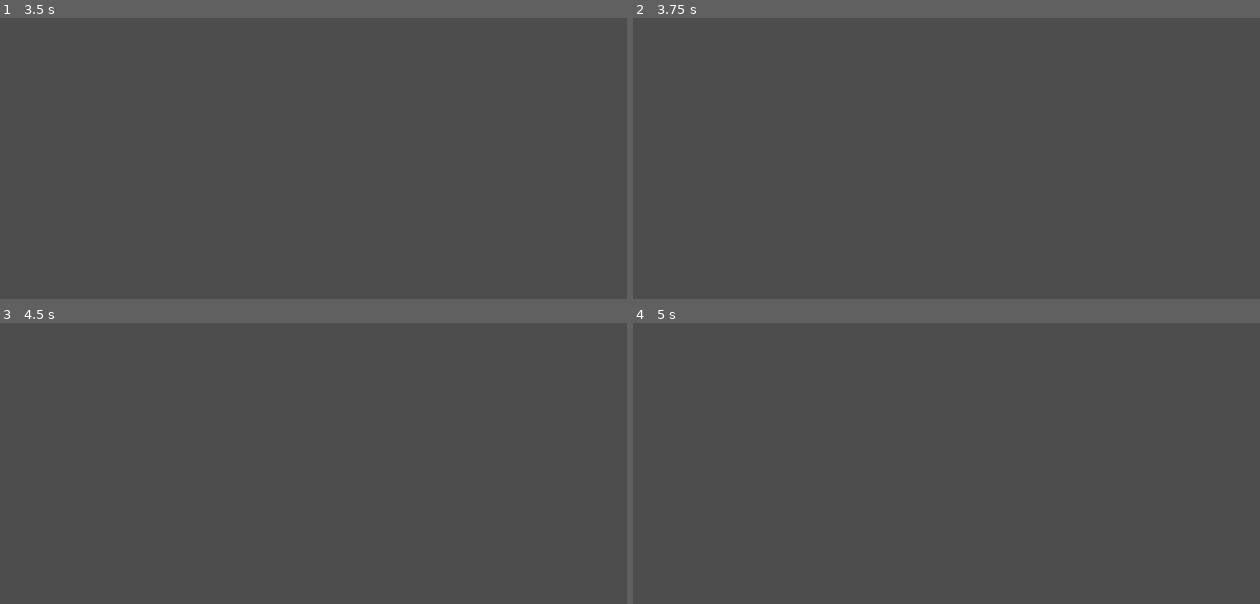
Above: before the commit, frames 1-4 (two rows, left to right).
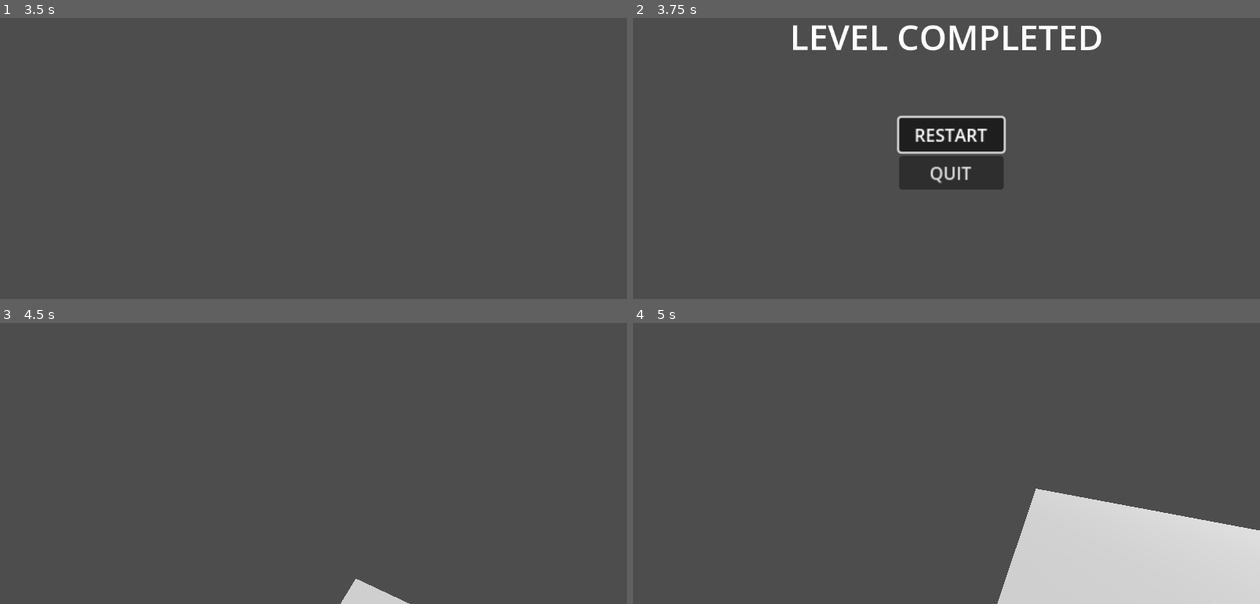
Above: after the commit, the same moments.

Repository: pobertt/GMTKJam
Game: Godot game, scene res://ui_scenes/MainMenu.tscn
The game is run twice, just before and just after one commit, with the same random seed, the same clock (stepped at 60 frames per second) and the same inputs.
Inputs (mouse positions are in pixels of both pictures, inside the frame that each line leads up to):
- Up to frame 1 (3.5 s): click "START" at 0.5 s; tap Enter at 1.25 s; move the mouse to (344, 121) at 1.27 s; hold W (up) from 1.28 s (still down); right-click (344, 121) at 1.35 s; click (344, 121) at 1.42 s; tap Space (jump) at 1.52, 1.55, 1.82, 2.1, 2.27, 2.57, 2.75, 3.05 s; move the mouse to (282, 124) at 2.02 s; click (282, 124) at 2.17 s; right-click (282, 124) at 2.3 s; move the mouse to (326, 116) at 2.77 s; press the mouse at (326, 116) at 2.78 s
- Up to frame 2 (3.75 s): keep holding W (up); tap Enter at 3.5 s; move the mouse to (940, 127) at 3.52 s; release the mouse at (940, 127) at 3.53 s; right-click (940, 127) at 3.6 s; click (940, 127) at 3.67 s
- Up to frame 3 (4.5 s): keep holding W (up); tap Space (jump) at 3.77, 4.07 s; move the mouse to (357, 432) at 4.27 s; hold Ctrl (slide) from 4.28 s (still down); click (357, 432) at 4.42 s
- Up to frame 4 (5 s): keep holding W (up); keep holding Ctrl (slide); tap Space (jump) at 4.52, 4.55, 4.82 s

Frame 1 is identical in both runs. In frame 2, 6.0% of the frame differs, in the area x 25-75%, y 2-61%; in frame 3, 0.5%; in frame 4, 13%, in the area x 58-100%, y 58-100%.

Commit message:
player basically done + UI

Diff:
--- a/player/player.gd
+++ b/player/player.gd
@@ -62,7 +62,6 @@
 		camera.rotation.x = clamp(camera.rotation.x, deg_to_rad(-75), deg_to_rad(75))
 
 func _physics_process(delta):
-
 	#print(velocity)
 	# Add the gravity.
 	if not is_on_floor():
@@ -70,6 +69,8 @@
 	else:
 		jump_count = 0
 
+	if global_position.y < -20:
+		_restart()
 	_check_sprint()
 
 	#if sprinting == true and is_on_floor():
@@ -219,6 +220,12 @@
 			print("dash used")
 			dash_active = false
 
+func _win():
+	$powerup_pickup.hide()
+	$win_screen.show()
+	Input.set_mouse_mode(Input.MOUSE_MODE_VISIBLE)
+	get_tree().paused = true
+
 func _play_footstep_audio():
 	footstep_audio.pitch_scale = randf_range(0.6, 0.8)
 	footstep_audio.play()
@@ -251,3 +258,9 @@
 	pickup_timer.autostart = false
 	pickup_timer.timeout.connect(func(): $powerup_pickup.hide())
 	pickup_timer.start()
+
+func _restart():
+	$powerup_pickup.hide()
+	$restart_screen.show()
+	Input.set_mouse_mode(Input.MOUSE_MODE_VISIBLE)
+	get_tree().paused = true
--- a/player/player.tscn
+++ b/player/player.tscn
@@ -6,6 +6,8 @@
 [ext_resource type="AudioStream" uid="uid://25o2p76vqacd" path="res://SFX/jump.wav" id="4_1w5m8"]
 [ext_resource type="PackedScene" uid="uid://cojvgu3wuyscn" path="res://ui_scenes/pause_menu.tscn" id="5_y2ghk"]
 [ext_resource type="PackedScene" uid="uid://c3iic2i1qaa18" path="res://ui_scenes/powerup_pickup.tscn" id="6_0w14c"]
+[ext_resource type="PackedScene" uid="uid://jf2276nkej2x" path="res://ui_scenes/win_screen.tscn" id="6_2whh8"]
+[ext_resource type="PackedScene" uid="uid://c8hdd8y8huaew" path="res://ui_scenes/restart_screen.tscn" id="7_vbg3a"]
 
 [sub_resource type="CapsuleShape3D" id="CapsuleShape3D_omppl"]
 height = 4.0
@@ -237,6 +239,12 @@
 anchor_right = 0.5
 anchor_bottom = 0.5
 
+[node name="win_screen" parent="." instance=ExtResource("6_2whh8")]
+visible = false
+
+[node name="restart_screen" parent="." instance=ExtResource("7_vbg3a")]
+visible = false
+
 [node name="powerup_pickup" parent="." instance=ExtResource("6_0w14c")]
 visible = false
 
--- a/player/powerup.gd
+++ b/player/powerup.gd
@@ -3,12 +3,13 @@
 enum Type {
 	dash,
 	double_jump,
-	small_powerup
+	small_powerup,
+	win
 }
 
 @export var type := Type.dash
-
 @export var active:bool
+@export var sfx:AudioStreamPlayer3D
 
 @onready var mesh: MeshInstance3D = $mesh
 @onready var label: Label3D = $mesh/label
@@ -27,6 +28,9 @@
 		mat.set_albedo(Color(1,0,0,1))
 	elif type == Type.small_powerup:
 		label.text = "Small Man syndrome"
+		mat.set_albedo(Color(1,0,1,1))
+	elif type == Type.win:
+		label.text = "WIN"
 		mat.set_albedo(Color(1,1,0,1))
 
 	mesh.set_surface_override_material(0,mat)
@@ -39,13 +43,18 @@
 func _on_body_entered(body: Node3D) -> void:
 	if type == Type.dash:
 		body._gain_dash(active)
-		$powerup_pickup.play()
+		sfx.play()
 	elif type == Type.double_jump:
 		body._gain_jumps(active)
-		$powerup_pickup.play()
+		sfx.play()
 	elif type == Type.small_powerup:
 		body._small_powerup(active)
-		$small_powerup_pickup.play()
+		sfx = $small_powerup_pickup
+		sfx.play()
+	elif type == Type.win:
+		body._win()
+		sfx.play()
+
 	mesh.visible = false
 	respawn_timer.start()
 
--- a/player/powerup.tscn
+++ b/player/powerup.tscn
@@ -9,9 +9,10 @@
 [sub_resource type="ConvexPolygonShape3D" id="ConvexPolygonShape3D_no7bm"]
 points = PackedVector3Array(0, 0.5, 0.5, 0.5, -0.5, 0.5, 0, 0.5, -0.5, -0.5, -0.5, 0.5, 0.5, -0.5, -0.5, -0.5, -0.5, -0.5)
 
-[node name="powerup" type="Area3D"]
+[node name="powerup" type="Area3D" node_paths=PackedStringArray("sfx")]
 script = ExtResource("1_3ysj5")
 active = true
+sfx = NodePath("powerup_pickup")
 
 [node name="mesh" type="MeshInstance3D" parent="."]
 mesh = SubResource("PrismMesh_x76g6")
--- a/ui_scenes/MainMenu.tscn
+++ b/ui_scenes/MainMenu.tscn
@@ -1,6 +1,7 @@
-[gd_scene load_steps=3 format=3 uid="uid://7pcw7nja6pf2"]
+[gd_scene load_steps=4 format=3 uid="uid://7pcw7nja6pf2"]
 
 [ext_resource type="Script" path="res://ui_scenes/main_menu.gd" id="1_la8gf"]
+[ext_resource type="AudioStream" uid="uid://chefsnsyaoj2w" path="res://SFX/2d song new.wav" id="2_vei2r"]
 
 [sub_resource type="LabelSettings" id="LabelSettings_plwm7"]
 font_size = 64
@@ -53,5 +54,9 @@
 text = "block jumper"
 label_settings = SubResource("LabelSettings_plwm7")
 
+[node name="AudioStreamPlayer" type="AudioStreamPlayer" parent="."]
+stream = ExtResource("2_vei2r")
+volume_db = -10.0
+
 [connection signal="pressed" from="VBoxContainer/StartButton" to="." method="_on_start_button_pressed"]
 [connection signal="pressed" from="VBoxContainer/QuitButton" to="." method="_on_quit_button_pressed"]
--- a/ui_scenes/main_menu.gd
+++ b/ui_scenes/main_menu.gd
@@ -3,7 +3,7 @@
 
 # Called when the node enters the scene tree for the first time.
 func _ready():
-	pass # Replace with function body.
+	$AudioStreamPlayer.play()
 
 
 # Called every frame. 'delta' is the elapsed time since the previous frame.
@@ -12,6 +12,7 @@
 
 func _on_start_button_pressed():
 	get_tree().change_scene_to_file("res://ui_scenes/test_level.tscn")
+	$AudioStreamPlayer.stop()
 	pass
 
 func _on_quit_button_pressed():
--- /dev/null
+++ b/ui_scenes/restart_screen.gd
@@ -0,0 +1,12 @@
+extends Control
+
+func _on_restart_level_pressed() -> void:
+	print("pressed")
+	self.hide()
+	get_tree().change_scene_to_file("res://ui_scenes/test_level.tscn")
+	Input.set_mouse_mode(Input.MOUSE_MODE_CAPTURED)
+
+
+
+func _on_quit_pressed() -> void:
+	get_tree().quit()
--- /dev/null
+++ b/ui_scenes/restart_screen.tscn
@@ -0,0 +1,58 @@
+[gd_scene load_steps=3 format=3 uid="uid://c8hdd8y8huaew"]
+
+[ext_resource type="Script" path="res://ui_scenes/restart_screen.gd" id="1_3vydp"]
+
+[sub_resource type="LabelSettings" id="LabelSettings_rdwi7"]
+font_size = 64
+
+[node name="restart_screen" type="Control"]
+process_mode = 3
+layout_mode = 3
+anchors_preset = 15
+anchor_right = 1.0
+anchor_bottom = 1.0
+offset_top = 1.0
+offset_bottom = 1.0
+grow_horizontal = 2
+grow_vertical = 2
+script = ExtResource("1_3vydp")
+
+[node name="VBoxContainer" type="VBoxContainer" parent="."]
+layout_mode = 1
+anchors_preset = 8
+anchor_left = 0.5
+anchor_top = 0.5
+anchor_right = 0.5
+anchor_bottom = 0.5
+offset_left = -87.0
+offset_top = -10.0
+offset_right = 9.0
+offset_bottom = 56.0
+grow_horizontal = 2
+grow_vertical = 2
+scale = Vector2(2, 2)
+
+[node name="restart_level" type="Button" parent="VBoxContainer"]
+layout_mode = 2
+text = "RESTART"
+
+[node name="quit" type="Button" parent="VBoxContainer"]
+layout_mode = 2
+text = "QUIT"
+
+[node name="Label" type="Label" parent="."]
+layout_mode = 1
+anchors_preset = 5
+anchor_left = 0.5
+anchor_right = 0.5
+offset_left = -203.0
+offset_top = 120.0
+offset_right = 203.0
+offset_bottom = 208.0
+grow_horizontal = 2
+rotation = 0.000908585
+text = "LEVEL COMPLETED"
+label_settings = SubResource("LabelSettings_rdwi7")
+
+[connection signal="pressed" from="VBoxContainer/restart_level" to="." method="_on_restart_level_pressed"]
+[connection signal="pressed" from="VBoxContainer/quit" to="." method="_on_quit_pressed"]
--- /dev/null
+++ b/ui_scenes/test_level.gd
@@ -0,0 +1,11 @@
+extends Node3D
+
+
+# Called when the node enters the scene tree for the first time.
+func _ready() -> void:
+	get_tree().paused = false
+
+
+# Called every frame. 'delta' is the elapsed time since the previous frame.
+func _process(delta: float) -> void:
+	pass
--- a/ui_scenes/test_level.tscn
+++ b/ui_scenes/test_level.tscn
@@ -1,5 +1,6 @@
-[gd_scene load_steps=9 format=3 uid="uid://day7l83sv3sab"]
+[gd_scene load_steps=10 format=3 uid="uid://day7l83sv3sab"]
 
+[ext_resource type="Script" path="res://ui_scenes/test_level.gd" id="1_am0i7"]
 [ext_resource type="PackedScene" uid="uid://b4oy3gjuok4k8" path="res://player/player.tscn" id="2_bopjh"]
 [ext_resource type="PackedScene" uid="uid://ygpobru5c8pn" path="res://player/powerup.tscn" id="2_ntqnr"]
 
@@ -18,6 +19,7 @@
 data = PackedVector3Array(-0.5, 0.5, 0.5, 0.5, 0.5, 0.5, -0.5, -0.5, 0.5, 0.5, 0.5, 0.5, 0.5, -0.5, 0.5, -0.5, -0.5, 0. …(500 unchanged characters)…
 
 [node name="TestLevel" type="Node3D"]
+script = ExtResource("1_am0i7")
 
 [node name="DirectionalLight3D" type="DirectionalLight3D" parent="."]
 transform = Transform3D(1, 0, 0, 0, -0.8474, 0.530955, 0, -0.530955, -0.8474, 0, 30.6754, -61.2635)
@@ -84,3 +86,7 @@
 [node name="powerup3" parent="." instance=ExtResource("2_ntqnr")]
 transform = Transform3D(1, 0, 0, 0, 1, 0, 0, 0, 1, 3.80183, 0, -4.43068)
 type = 2
+
+[node name="powerup4" parent="." instance=ExtResource("2_ntqnr")]
+transform = Transform3D(1, 0, 0, 0, 1, 0, 0, 0, 1, -0.353677, 7.59407, 11.4173)
+type = 3
--- /dev/null
+++ b/ui_scenes/win_screen.gd
@@ -0,0 +1,11 @@
+extends Control
+
+func _on_next_level_pressed() -> void:
+	print("pressed")
+	self.hide()
+	get_tree().change_scene_to_file("res://ui_scenes/test_level.tscn")
+	Input.set_mouse_mode(Input.MOUSE_MODE_CAPTURED)
+
+
+func _on_quit_pressed() -> void:
+	get_tree().quit()
--- /dev/null
+++ b/ui_scenes/win_screen.tscn
@@ -0,0 +1,58 @@
+[gd_scene load_steps=3 format=3 uid="uid://jf2276nkej2x"]
+
+[ext_resource type="Script" path="res://ui_scenes/win_screen.gd" id="1_3m7gq"]
+
+[sub_resource type="LabelSettings" id="LabelSettings_rdwi7"]
+font_size = 64
+
+[node name="win_screen" type="Control"]
+process_mode = 3
+layout_mode = 3
+anchors_preset = 15
+anchor_right = 1.0
+anchor_bottom = 1.0
+offset_top = 1.0
+offset_bottom = 1.0
+grow_horizontal = 2
+grow_vertical = 2
+script = ExtResource("1_3m7gq")
+
+[node name="VBoxContainer" type="VBoxContainer" parent="."]
+layout_mode = 1
+anchors_preset = 8
+anchor_left = 0.5
+anchor_top = 0.5
+anchor_right = 0.5
+anchor_bottom = 0.5
+offset_left = -87.0
+offset_top = -10.0
+offset_right = 9.0
+offset_bottom = 56.0
+grow_horizontal = 2
+grow_vertical = 2
+scale = Vector2(2, 2)
+
+[node name="next_level" type="Button" parent="VBoxContainer"]
+layout_mode = 2
+text = "NEXT LEVEL"
+
+[node name="quit" type="Button" parent="VBoxContainer"]
+layout_mode = 2
+text = "QUIT"
+
+[node name="Label" type="Label" parent="."]
+layout_mode = 1
+anchors_preset = 5
+anchor_left = 0.5
+anchor_right = 0.5
+offset_left = -203.0
+offset_top = 120.0
+offset_right = 203.0
+offset_bottom = 208.0
+grow_horizontal = 2
+rotation = 0.000908585
+text = "LEVEL COMPLETED"
+label_settings = SubResource("LabelSettings_rdwi7")
+
+[connection signal="pressed" from="VBoxContainer/next_level" to="." method="_on_next_level_pressed"]
+[connection signal="pressed" from="VBoxContainer/quit" to="." method="_on_quit_pressed"]
Not shown: 1 places in player/player.tscn that only renumber resources
